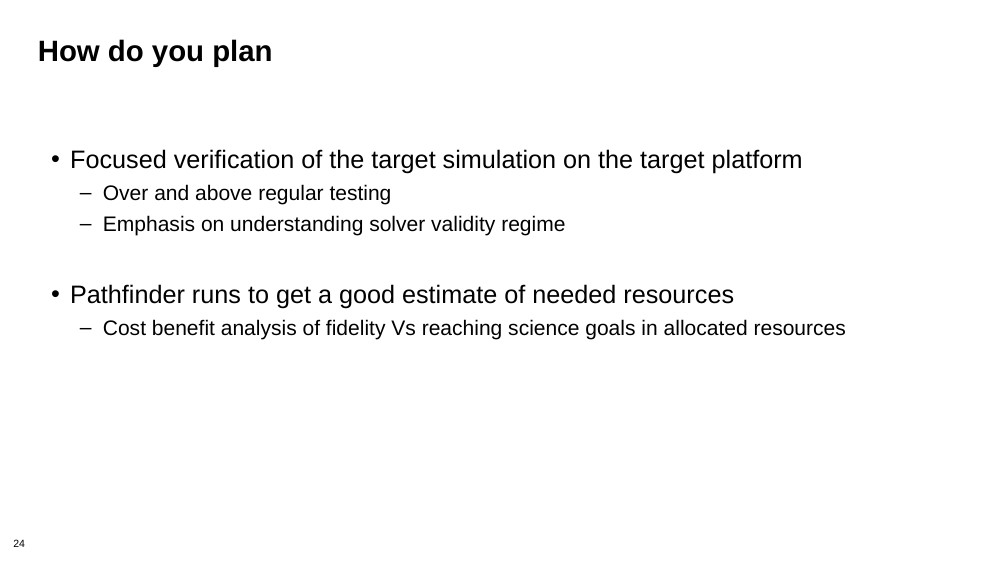
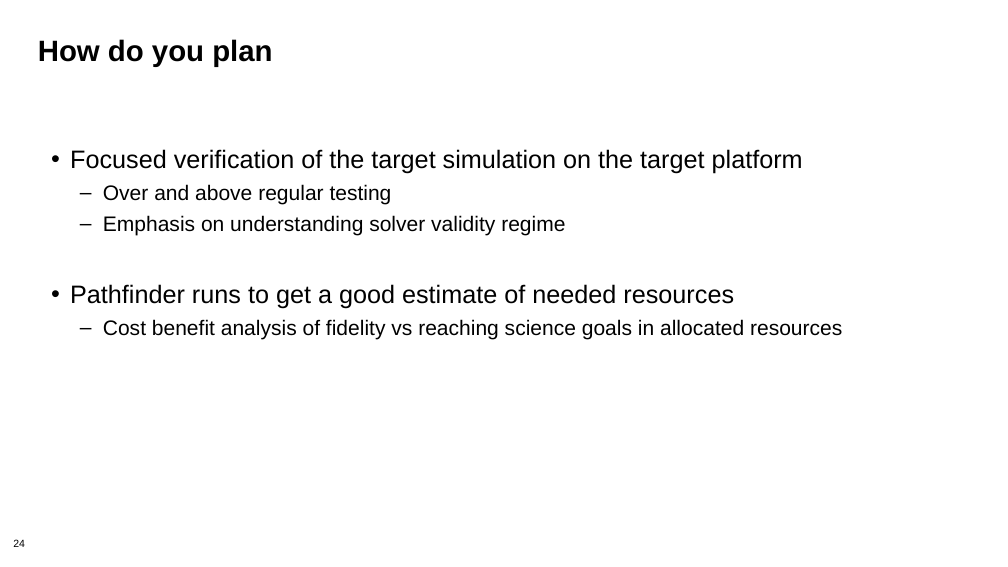
Before and after one commit to bssw-tutorial/presentations, a slide deck: slide 24 of computational-expts.pptx. Drawn at 1008x567 pixels with LibreOffice and Linux fonts; fonts in the diff are those of the drawing; background and template pictures are left out. Boxes give left, top, right and bottom in pixels: in the first picture for what was removed or moved away, otherwise in the second. Text is boxed around its words. In the diff, an @@ line names an element or a change of style, - is before the commit and + after.

```diff
--- a/computational-expts.pptx
+++ b/computational-expts.pptx
@@ text at (103, 319, 842, 340): text changed @@
-  – Cost benefit analysis of fidelity Vs reaching science goals in allocated resources
+  – Cost benefit analysis of fidelity vs reaching science goals in allocated resources
```
Also in this commit, not shown: 2 other slides changed, 3 other files.
